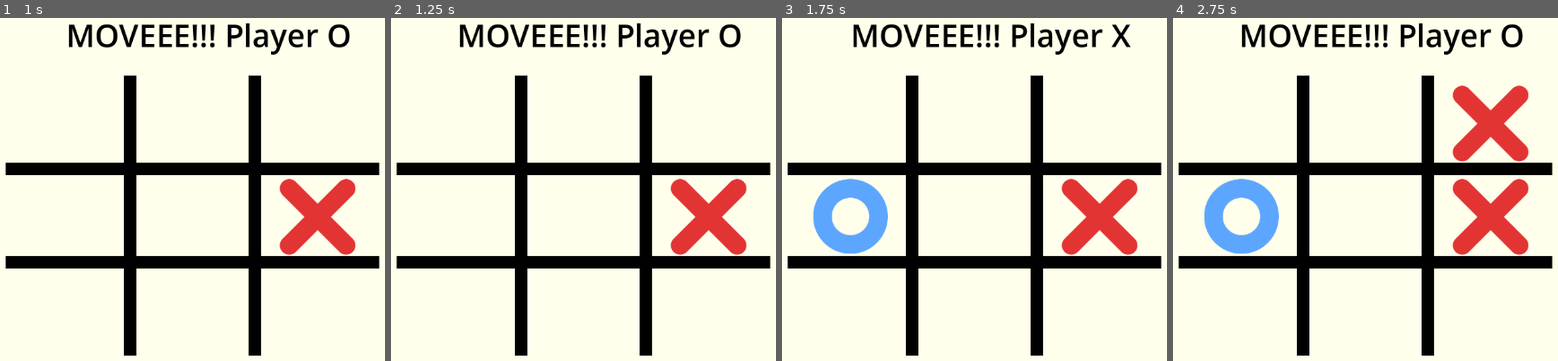
Above: before the commit, frames 1-4 (left to right).
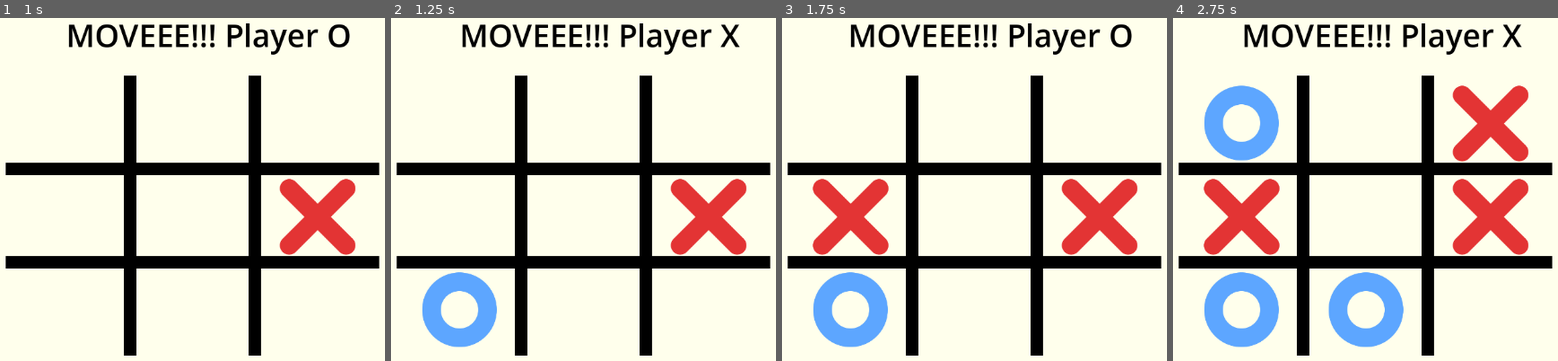
Above: after the commit, the same moments.

Repository: an3wworldfool/Tic-Tac-Toe
Game: Godot game, scene res://main.tscn
Two runs of this game, one before a commit and one after it. Both use one fixed random seed, a clock stepped at 60 frames per second and the inputs below.
Inputs (mouse positions are in pixels of both pictures, inside the frame that each line leads up to):
- Up to frame 1 (1 s): tap Enter at 0.5 s; move the mouse to (365, 196) at 0.52 s; click (365, 196) at 0.6 s
- Up to frame 2 (1.25 s): no input
- Up to frame 3 (1.75 s): move the mouse to (847, 234) at 1.27 s; click (847, 234) at 1.35 s
- Up to frame 4 (2.75 s): move the mouse to (1454, 127) at 2.02 s; click (1454, 127) at 2.1 s

Frame 1 is identical in both runs. In frame 2, 5.2% of the frame differs, in the area x 8-91%, y 1-97%; in frame 3, 9.1%; in frame 4, 14%, in the area x 7-91%, y 1-97%.

Commit message:
added random AI

Diff:
--- a/board.gd
+++ b/board.gd
@@ -6,7 +6,23 @@
 @export var winner = ""
 signal player_moved
 
-
+var spots = {
+	0: {
+		0: Vector2(250,100),
+		1: Vector2(450,100),
+		2: Vector2(650,100)
+	},
+	1: {
+		0: Vector2(250,250),
+		1: Vector2(450,250),
+		2: Vector2(650,250)
+	},
+	2: {
+		0: Vector2(250,400),
+		1: Vector2(450,400),
+		2: Vector2(650,400)
+	}
+}
 
 var board_array = [
 	[null,null,null], # first row
@@ -23,28 +39,16 @@
 
 # Called every frame. 'delta' is the elapsed time since the previous frame.
 func _process(delta):
-	var spots = {
-		0: {
-			0: Vector2(250,100),
-			1: Vector2(450,100),
-			2: Vector2(650,100)
-		},
-		1: {
-			0: Vector2(250,250),
-			1: Vector2(450,250),
-			2: Vector2(650,250)
-		},
-		2: {
-			0: Vector2(250,400),
-			1: Vector2(450,400),
-			2: Vector2(650,400)
-		}
-	}
+
 
 	if Input.is_action_just_pressed("mark_spot"):
 		if(winner):
 			return
+		if curr_player != "X":
+			return
 		print("marked")
+
+		$PlacementSound.play()
 
 		# Set the piece's position to where you clicked
 		#piece.position = get_viewport().get_mouse_position()
@@ -70,7 +74,10 @@
 		var piece = null
 		if(board_array[y_pos][x_pos] != null):
 			return
+
+		# Assign the move to the position on the board
 		board_array[y_pos][x_pos] = curr_player
+
 		if curr_player == "X":
 			piece = pieceX_scene.instantiate()
 			curr_player = "O"
@@ -84,7 +91,8 @@
 		player_moved.emit()
 		add_child(piece)
 
-		computer_move()
+		if (winner == ""):
+			computer_move()
 
 
 
@@ -115,5 +123,39 @@
 		winner="tie"
 
 func computer_move():
+	# make a random move on one of the available spaces
+	await get_tree().create_timer(0.5).timeout
 
-	pass
+	var open_spots = []
+
+	for x in 3:
+		for y in 3:
+			if (board_array[y][x] == null):
+				open_spots.append({"x":x,"y":y})
+
+
+	var rand_spot = open_spots[randi_range(0, open_spots.size()-1)]
+
+	print(open_spots)
+	print(rand_spot)
+
+
+	# Assign the move to the position on the board
+	board_array[rand_spot.y][rand_spot.x] = curr_player
+
+	var piece = null
+
+	if curr_player == "X":
+		piece = pieceX_scene.instantiate()
+		curr_player = "O"
+	else:
+		piece = pieceO_scene.instantiate()
+		curr_player = "X"
+
+	piece.position = spots[rand_spot.y][rand_spot.x] + Vector2(40,15)
+	add_child(piece)
+	print(board_array)
+	verify_win_cond()
+	player_moved.emit()
+
+	$PlacementSound.play()
--- a/board.tscn
+++ b/board.tscn
@@ -1,8 +1,9 @@
-[gd_scene load_steps=4 format=3 uid="uid://c1b76laaundo5"]
+[gd_scene load_steps=5 format=3 uid="uid://c1b76laaundo5"]
 
 [ext_resource type="Script" path="res://board.gd" id="1_obeck"]
 [ext_resource type="PackedScene" uid="uid://dq1yaqr3gsww4" path="res://piece_x.tscn" id="2_6o3ds"]
 [ext_resource type="PackedScene" uid="uid://dyvi6aeh6x3ua" path="res://piece_o.tscn" id="3_t7pfs"]
+[ext_resource type="AudioStream" uid="uid://p4qr4sbarqvm" path="res://assets/card game sfx pack by olex mazur/Cards/Play/GP_PutDown_1.wav" id="4_0122p"]
 
 [node name="Board" type="Node2D"]
 script = ExtResource("1_obeck")
@@ -28,3 +29,6 @@
 points = PackedVector2Array(650, 100, 650, 550)
 width = 20.0
 default_color = Color(0, 0, 0, 1)
+
+[node name="PlacementSound" type="AudioStreamPlayer" parent="."]
+stream = ExtResource("4_0122p")
Not shown, added: assets/card game sfx pack by olex mazur/Buff/GP_Armor_Up_1.wav.import
Not shown, added: assets/card game sfx pack by olex mazur/Buff/GP_Armor_Up_2.wav.import
Not shown, added: assets/card game sfx pack by olex mazur/Buff/GP_Armor_Up_3.wav.import
Not shown, added: assets/card game sfx pack by olex mazur/Buff/GP_Armor_Up_4.wav.import
Not shown, added: assets/card game sfx pack by olex mazur/Buff/GP_Attack_Up_1.wav.import
Not shown, added: assets/card game sfx pack by olex mazur/Buff/GP_Attack_Up_2.wav.import
Not shown, added: assets/card game sfx pack by olex mazur/Buff/GP_Attack_Up_3.wav.import
Not shown, added: assets/card game sfx pack by olex mazur/Buff/GP_Heal_1.wav.import
Not shown, added: assets/card game sfx pack by olex mazur/Cards/Discard/GP_Discard_1.wav.import
Not shown, added: assets/card game sfx pack by olex mazur/Cards/Discard/GP_Discard_2.wav.import
Not shown, added: assets/card game sfx pack by olex mazur/Cards/Discard/GP_Discard_3.wav.import
Not shown, added: assets/card game sfx pack by olex mazur/Cards/Discard/GP_Discard_4.wav.import
(and 151 more such lines)
